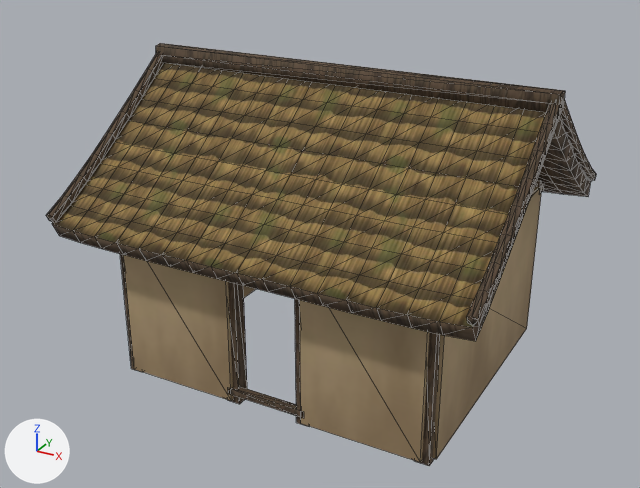
The glTF model godot/assets/environment/rustic_hut.glb: old version first, new version second.
The view is the same before and after, from a 50 mm camera at (5.48, -10.49, 6.86) aimed at (-0.14, -0.27, 1.75). Arrows for +X, +Y and +Z are at lower left; the lights stay in place. The picture after the commit comes second. Mesh edges are drawn as thin lines. Objects named as collision shapes, trigger or cutter boxes, shadow casters or lower levels of detail are left out. Vertices at exactly the same position are counted once.

The scene before the commit, as lines of its bpy script (objects in view):
```python
me_hutframe = bpy.data.meshes.new('HutFrame')
me_hutframe.from_pydata(...)  # 72 vertices, 108 faces; spans x -2.4..2.4, y -2.05..2.01, z -0.05..2.51
me_hutframe.materials.append(mat_log_bark)
me_hutroof_001 = bpy.data.meshes.new('HutRoof.001')
me_hutroof_001.from_pydata(...)  # 595 vertices, 1216 faces; spans x -2.96..2.96, y -2.6..2.6, z 2.08..4.1
# faces by material slot: [512, 704]
me_hutroof_001.materials.append(mat_thatch)
me_hutroof_001.materials.append(mat_log_bark)
me_hutroofridge = bpy.data.meshes.new('HutRoofRidge')
me_hutroofridge.from_pydata(...)  # 232 vertices, 444 faces; spans x -3.01..3.01, y -2.64..2.64, z 2.35..4.3
me_hutroofridge.materials.append(mat_log_bark)
ob_hutframe = bpy.data.objects.new('HutFrame', me_hutframe)
ob_hutframe.location = (0.0, 0.0, 0.0)
ob_hutroof = bpy.data.objects.new('HutRoof', me_hutroof_001)
ob_hutroof.location = (0.0, 0.0, 0.0)
ob_hutroofridge = bpy.data.objects.new('HutRoofRidge', me_hutroofridge)
ob_hutroofridge.location = (0.0, 0.0, 0.0)
# also in view: 'HutWalls' at (0.0, 0.0, 1.2)
```
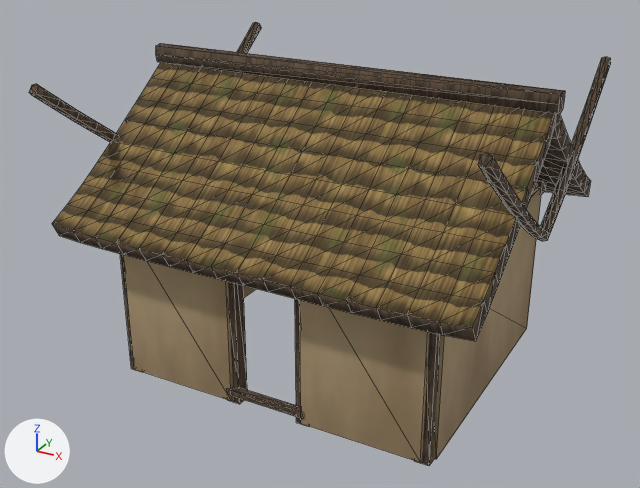
Boxes [x1, y1, x2, y2] around the edits, measured in the pictures (640 x 488 px):
```json
{"object": "HutRoof", "change": "reshaped", "before": [52, 63, 591, 341], "after": [52, 62, 591, 341]}
{"object": "HutRoofRidge", "change": "reshaped", "before": [46, 43, 596, 326], "after": [29, 22, 611, 241], "on screen": "23% shorter"}
{"part": 1, "of": "me_hutroof_001", "change": "cut back", "before": [550, 116, 561, 143], "after": [550, 113, 562, 142], "on screen": "mostly hidden"}
{"part": 2, "of": "me_hutroofridge", "change": "rebuilt", "before": [46, 53, 163, 222], "after": [29, 22, 262, 142]}
{"part": 3, "of": "me_hutroofridge", "change": "rebuilt", "before": [559, 97, 596, 181], "after": [478, 57, 611, 241]}
{"part": 4, "of": "me_hutroofridge", "change": "deleted", "before": [467, 98, 563, 326]}
```

Edits to the scene script, one JSON object a line:
```json
{"block": "me_hutroof_001", "where": "# used by ob_hutroof; location = (0.0, 0.0, 0.0)"}
{"op": "remove", "block": "me_hutroof_001", "code": "me_hutroof_001.from_pydata(...)  # 595 vertices, 1216 faces; spans x -2.96..2.96, y -2.6..2.6, z 2.08..4.1"}
{"op": "add", "block": "me_hutroof_001", "code": "me_hutroof_001.from_pydata(...)  # 578 vertices, 1152 faces; spans x -2.96..2.96, y -2.6..2.6, z 2.08..4.1"}
{"block": "me_hutroof_001", "change": "me_hutroof_001 part 1"}
{"block": "me_hutroof_001", "change": "34 vertices are removed from x -2.95..2.95, y -0.15..0.15, z 3.9"}
{"block": "me_hutroof_001", "change": "134 faces are deleted"}
{"block": "me_hutroof_001", "change": "17 new vertices lie (0.0, 0.17, 0.2) away from vertices in x -2.95..2.95, y -0.17, z 3.65"}
{"block": "me_hutroof_001", "change": "70 new faces join them, mat_log_bark"}
{"block": "me_hutroofridge", "where": "# used by ob_hutroofridge; location = (0.0, 0.0, 0.0)"}
{"op": "remove", "block": "me_hutroofridge", "code": "me_hutroofridge.from_pydata(...)  # 232 vertices, 444 faces; spans x -3.01..3.01, y -2.64..2.64, z 2.35..4.3"}
{"op": "add", "block": "me_hutroofridge", "code": "me_hutroofridge.from_pydata(...)  # 220 vertices, 428 faces; spans x -3.01..3.01, y -2.65..2.65, z 2.34..4.3"}
{"block": "me_hutroofridge", "change": "me_hutroofridge part 2: the loose piece of 54 vertices spanning x -3.01..-2.89, y -2.64..0.05, z 2.35..4.23 is rebuilt with 102 vertices and now spans x -3.01..-2.89, y -2.65..2.65, z 2.34..4.23"}
{"block": "me_hutroofridge", "change": "me_hutroofridge part 3: the loose piece of 54 vertices spanning x 2.89..3.01, y -0.05..2.64, z 2.35..4.23 is rebuilt with 102 vertices and now spans x 2.89..3.01, y -2.65..2.65, z 2.34..4.23"}
{"block": "me_hutroofridge", "change": "me_hutroofridge part 4: the loose piece of 54 vertices spanning x 2.89..3.01, y -2.64..0.05, z 2.35..4.23 is deleted"}
{"block": "me_hutroofridge", "change": "other edits to the shape of me_hutroofridge do not show in these pictures"}
```
